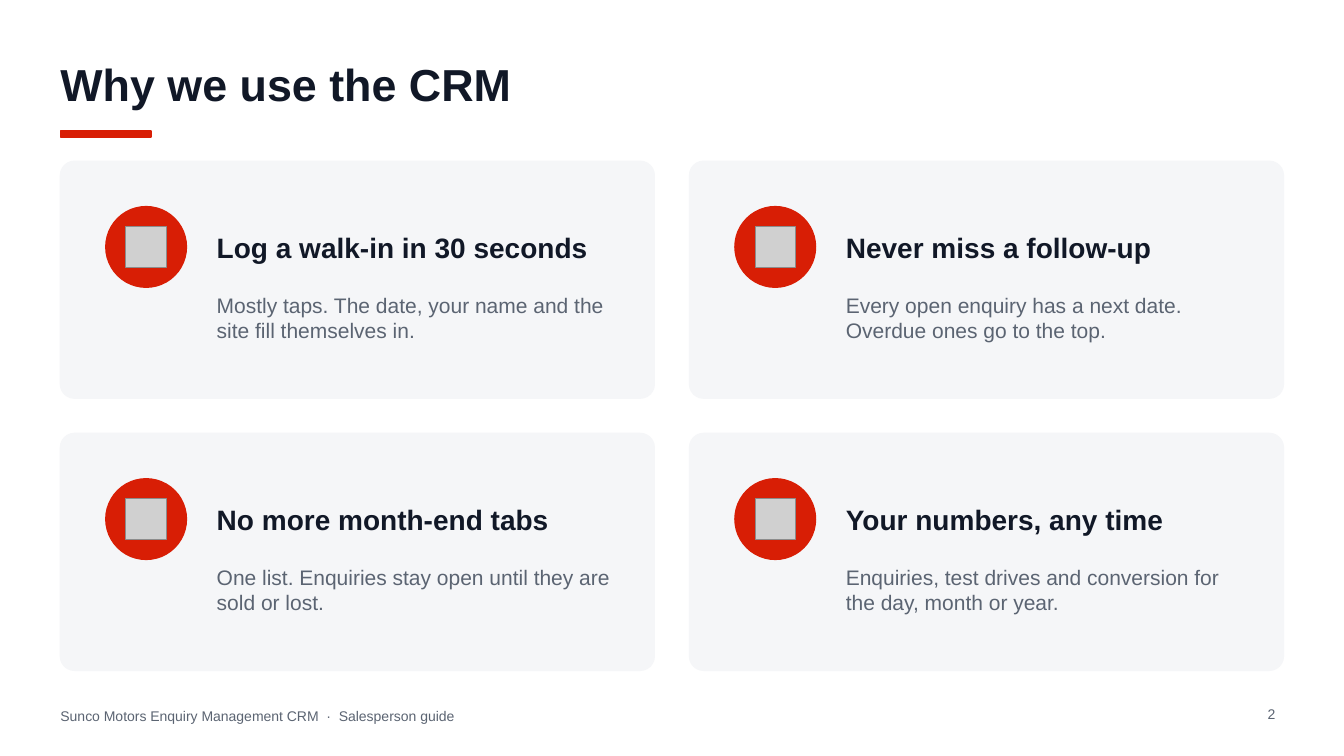
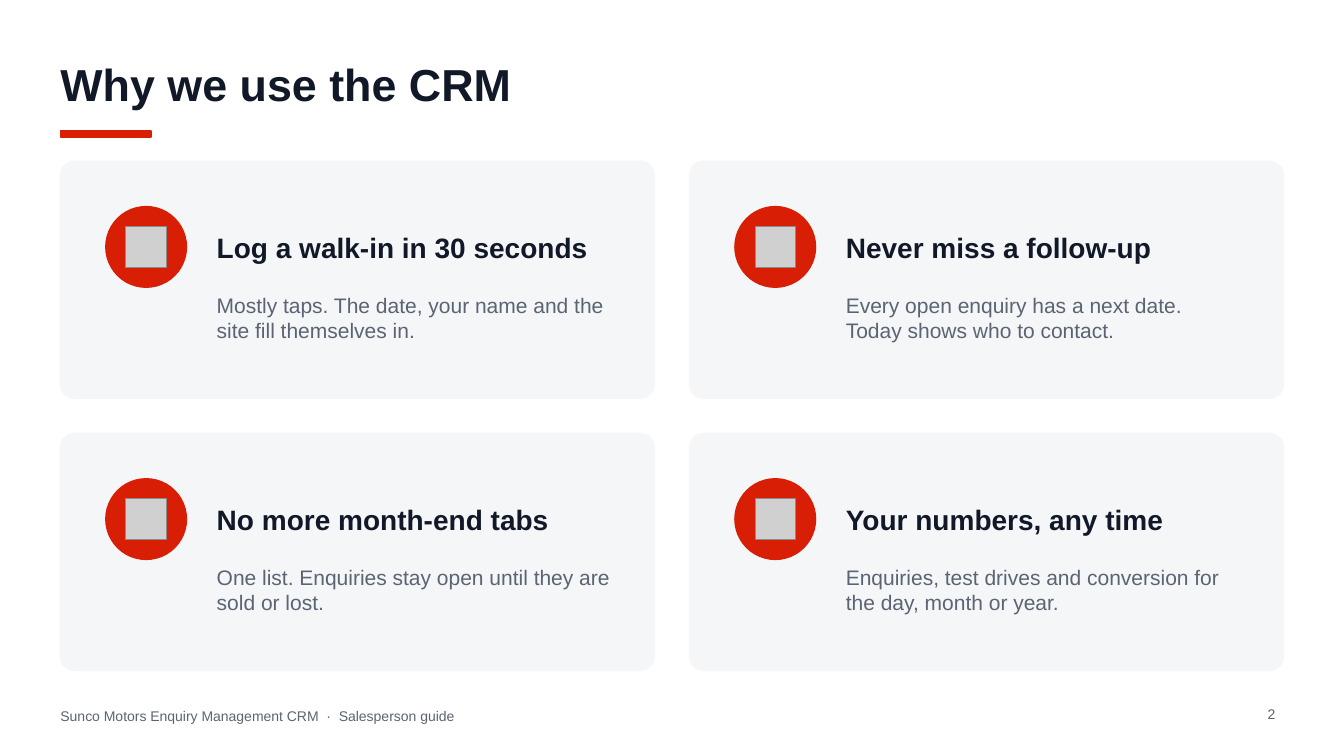
Before and after one commit to jakeeeecurran/walkin-management, a slide deck: slide 2 of docs/training/Sunco-Motors-Enquiry-CRM-Salesperson-Guide.pptx. Drawn at 1344x756 pixels with LibreOffice and Linux fonts; fonts in the diff are those of the drawing; grey boxes stand for pictures. Boxes give left, top, right and bottom in pixels: in the first picture for what was removed or moved away, otherwise in the second. Text is boxed around its words. In the diff, an @@ line names an element or a change of style, - is before the commit and + after.

```diff
--- a/docs/training/Sunco-Motors-Enquiry-CRM-Salesperson-Guide.pptx
+++ b/docs/training/Sunco-Motors-Enquiry-CRM-Salesperson-Guide.pptx
@@ text at box(846, 298, 1182, 343): text changed @@
-Every open enquiry has a next date. Overdue ones go to the top.
+Every open enquiry has a next date. Today shows who to contact.
```
Also in this commit, not shown: 3 other slides changed, 3 other files.
